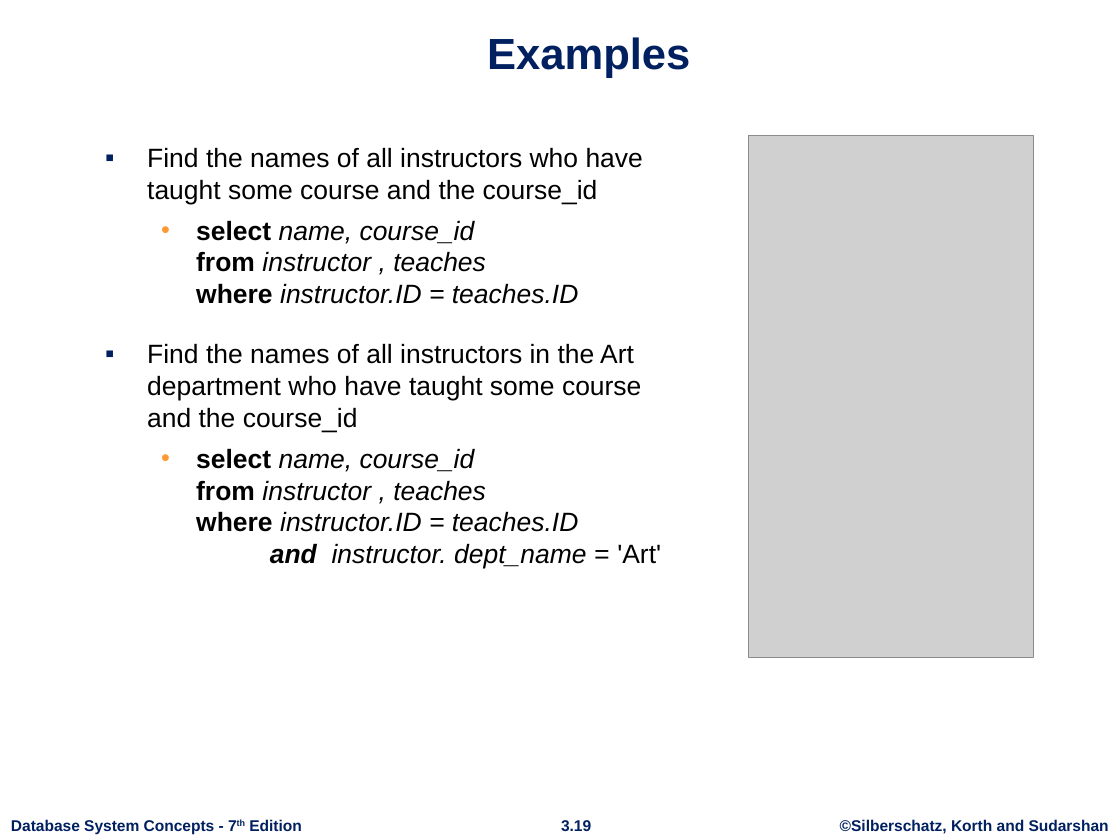
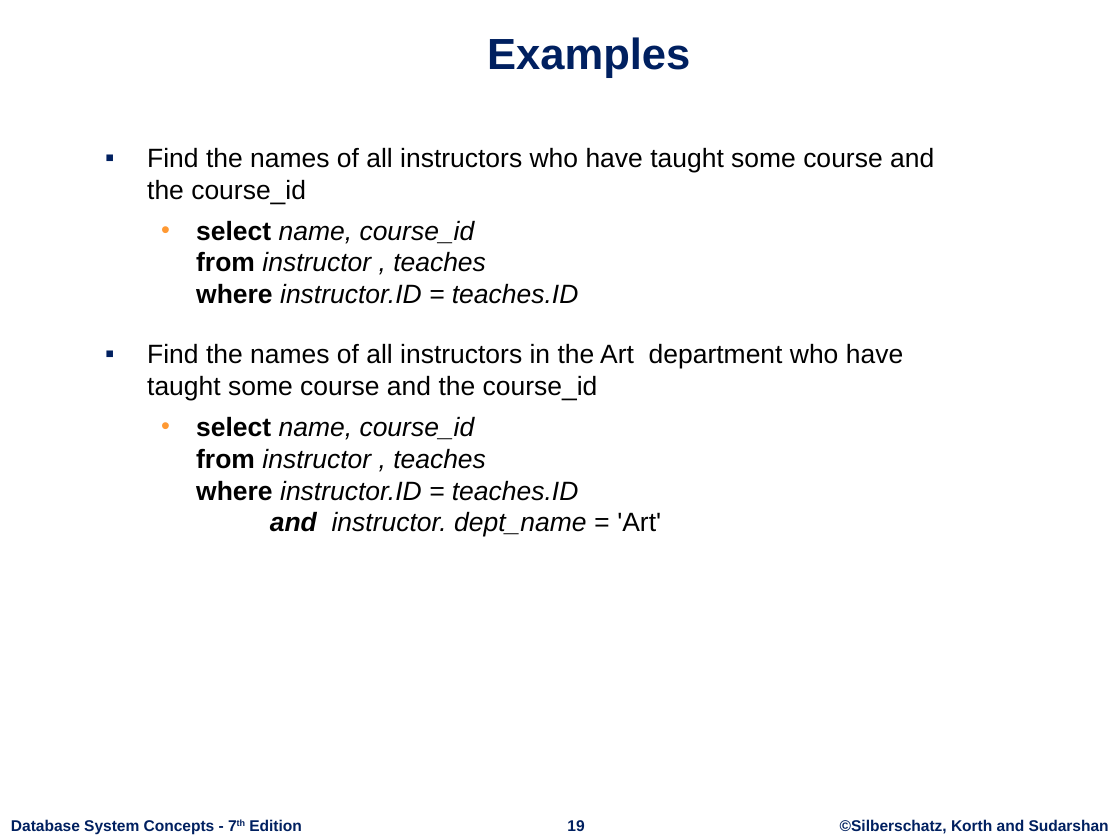
Before and after one commit to nashurgessa/DB-practices, a slide deck: slide 19 of Slides/L5.6 Introduction SQL.pptx. Drawn at 1120x840 pixels with LibreOffice and Linux fonts; fonts in the diff are those of the drawing; grey boxes stand for pictures; background and template pictures are left out. Boxes give left, top, right and bottom in pixels: in the first picture for what was removed or moved away, otherwise in the second. Text is boxed around its words. In the diff, an @@ line names an element or a change of style, - is before the commit and + after.

```diff
--- a/Slides/L5.6 Introduction SQL.pptx
+++ b/Slides/L5.6 Introduction SQL.pptx
@@ text "Find the names of all ..." rewrapped from [147,147,661,569] to [147,147,934,537] @@
@@ picture removed at [749,136,1034,657] @@
@@ page number at [567,820,584,831]: text changed @@
-3.19
+19
```
Also in this commit, not shown: 5 other slides changed, 1 other file.
